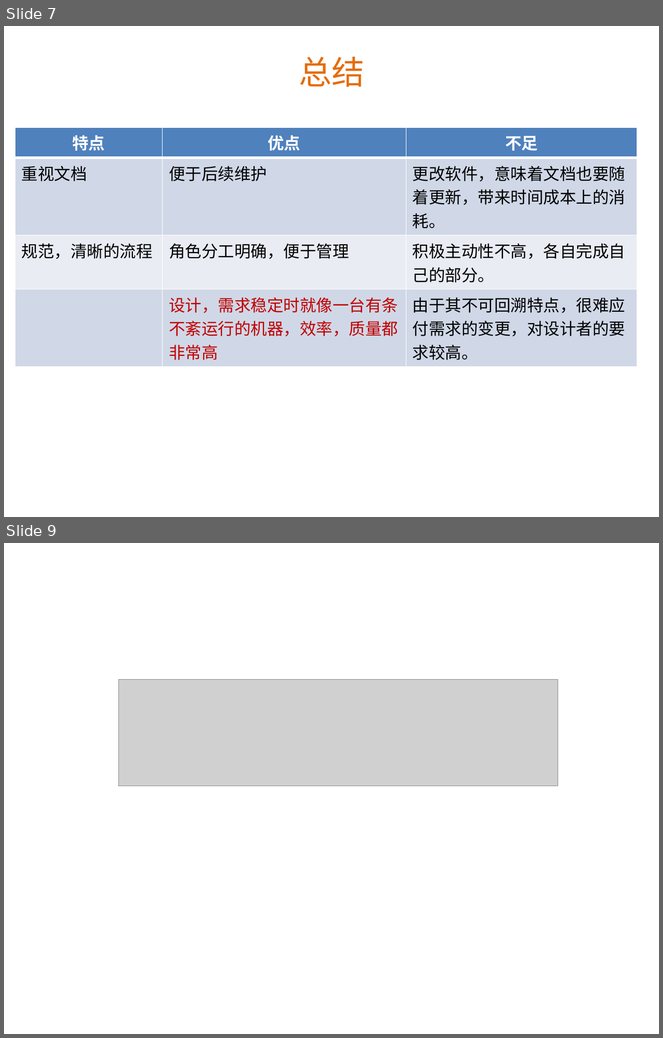
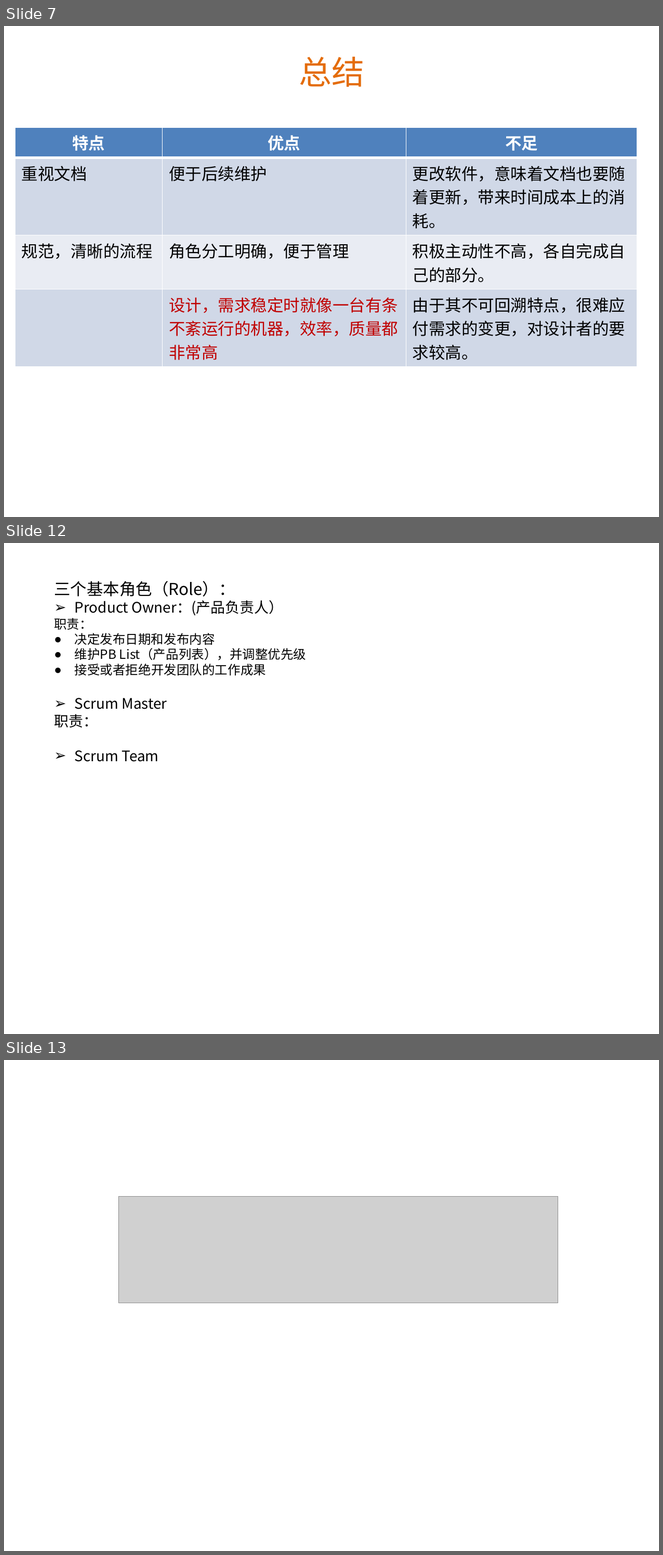
Before and after one commit to Benguan/document, a slide deck: 上大培训：scrum和vs2012 部分.pptx. Shown one above the other, each under a label of ours: slides 7 and 9 before the commit, slides 7, 12 and 13 after it; the slides between them are not shown. The pictures are 663x1038 and 663x1555 pixels, drawn with LibreOffice and Linux fonts; fonts in the diff are those of the drawing; grey boxes stand for pictures; background and template pictures are left out. Boxes give left, top, right and bottom in pixels: in the first picture for what was removed or moved away, otherwise in the second. Text is boxed around its words. In the diff, an @@ line names an element or a change of style, - is before the commit and + after.

Commit message:
update

```diff
--- a/上大培训：scrum和vs2012 部分.pptx
+++ b/上大培训：scrum和vs2012 部分.pptx
@@ slide 12 added at (4, 543, 659, 1034), background picture (left out) @@
@@ text added at (54, 581, 306, 762), 14 pt, text #000000 @@
+三个基本角色（Role）：
+➢ Product Owner：(产品负责人）
+职责：
+● 决定发布日期和发布内容
+● 维护PB List（产品列表），并调整优先级
+● 接受或者拒绝开发团队的工作成果
+➢ Scrum Master
+职责：
+➢ Scrum Team
@@ what was slide 9 is now slide 13 @@
```
Also in this commit, not shown: 2 slides changed, 3 other slides added.
